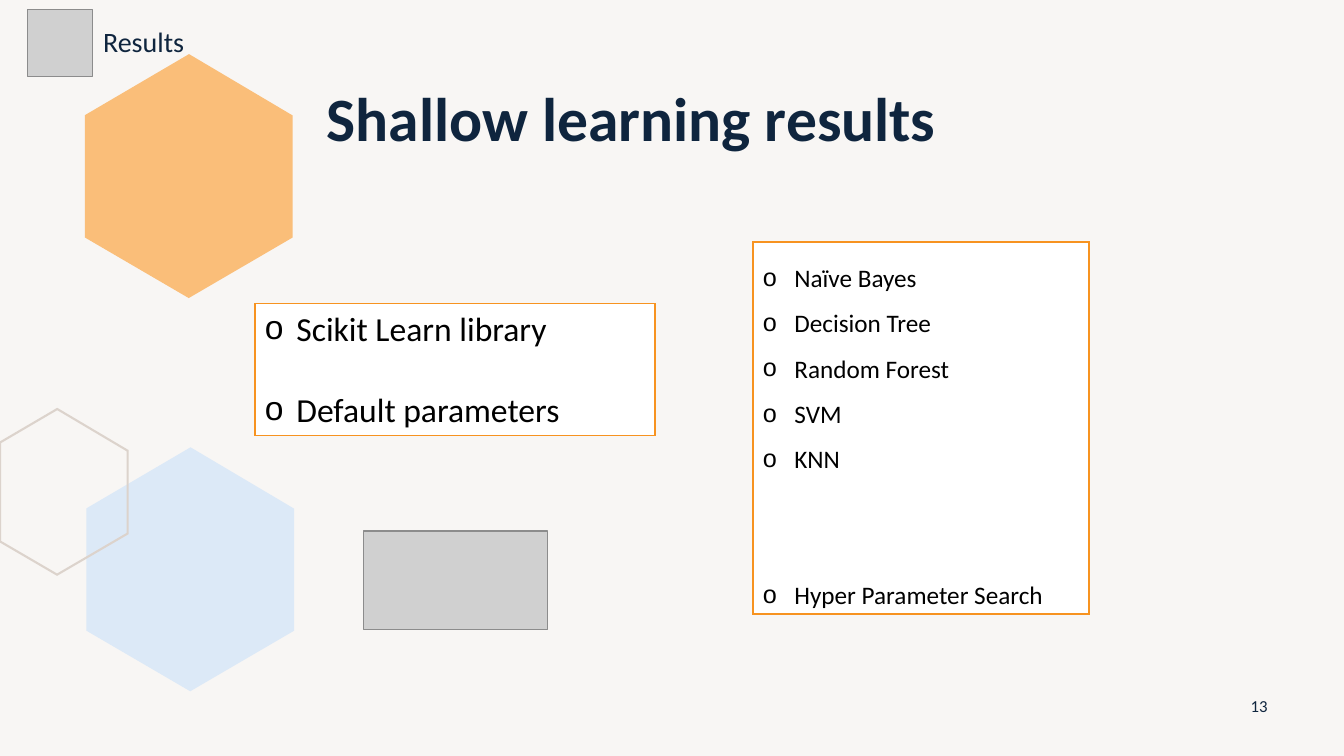
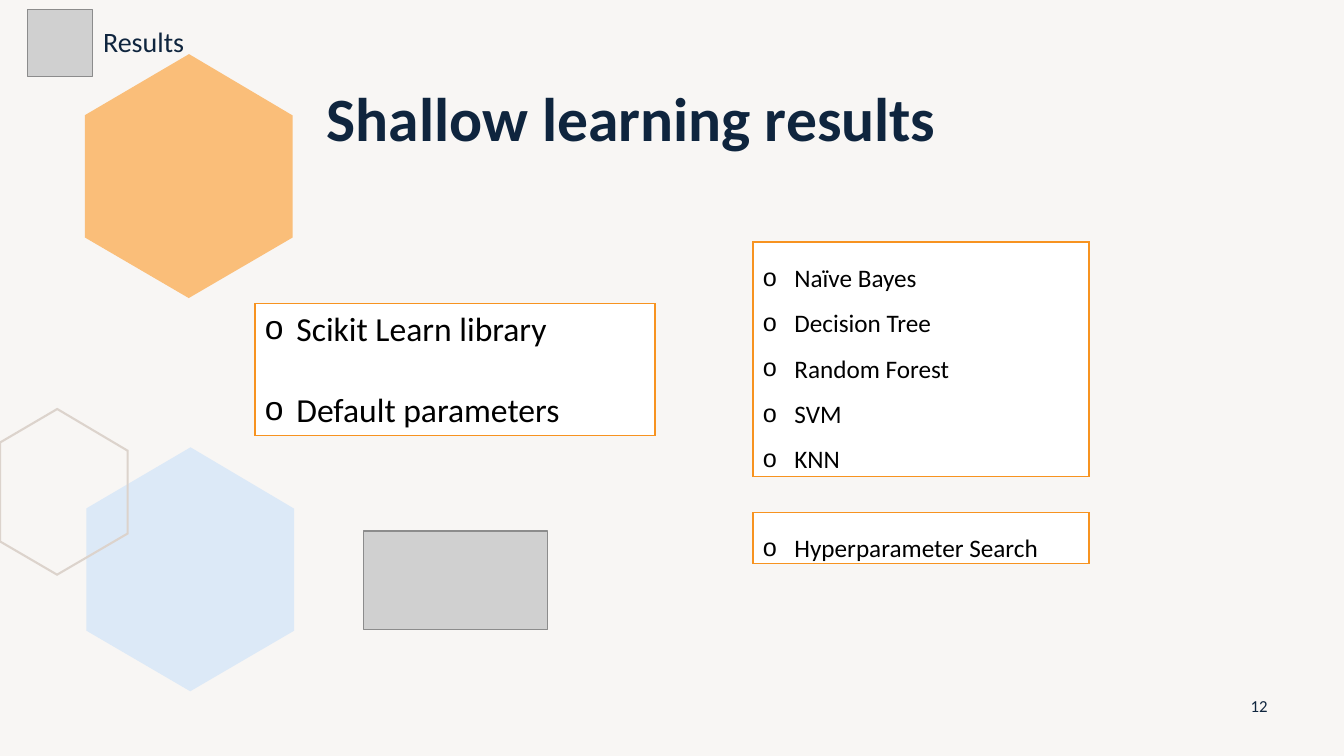
Before and after one commit to marti1999/TFG, a slide deck: slide 12 of informes/entrega final/presentation.pptx (slide 13 before the commit). Drawn at 1344x756 pixels with LibreOffice and Linux fonts; fonts in the diff are those of the drawing; grey boxes stand for pictures. Boxes give left, top, right and bottom in pixels: in the first picture for what was removed or moved away, otherwise in the second. Text is boxed around its words. In the diff, an @@ line names an element or a change of style, - is before the commit and + after.

```diff
--- a/informes/entrega final/presentation.pptx
+++ b/informes/entrega final/presentation.pptx
@@ rectangle "Naïve Bayes": place and size @@
-rectangle "Naïve Bayes" at [753,242,1089,614]
+rectangle "Naïve Bayes" at [753,242,1089,477]
@@ rectangle added at [753,513,1089,565], fill #FFFFFF, outline #F79320 1 pt, 18 pt, text #000000 @@
+o Hyperparameter Search
@@ text in rectangle at [794,586,1042,608]: paragraph removed @@
-o Hyper Parameter Search
@@ page number at [1251,701,1268,712]: text changed @@
-13
+12
```
Also in this commit, not shown: 9 other slides changed, 1 other file.
